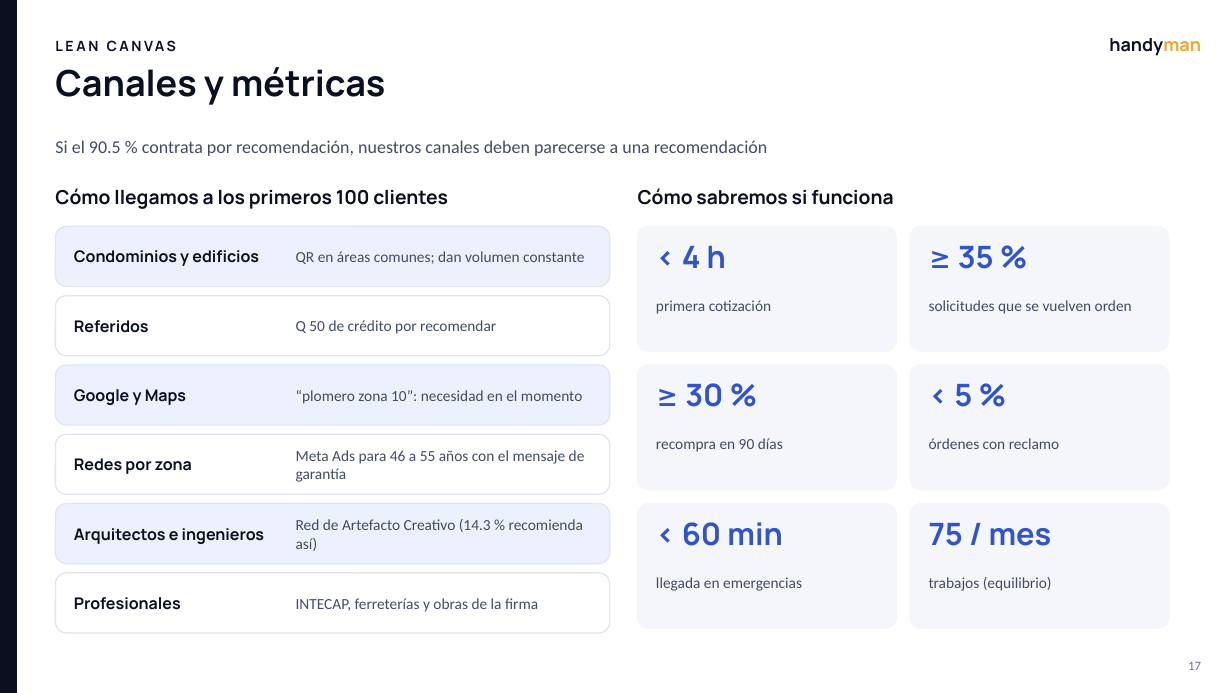
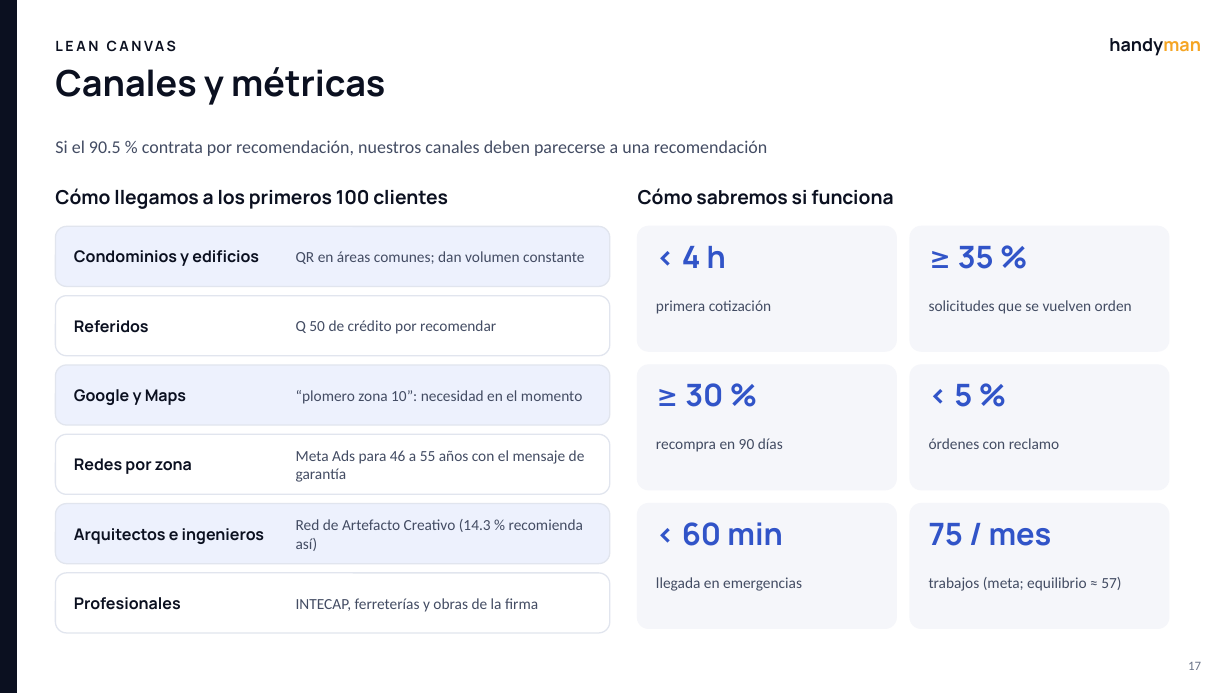
Before and after one commit to matcodez/handyman, a slide deck: slide 17 of docs/Handyman_Presentacion_Final_20.pptx. Drawn at 1232x693 pixels with LibreOffice and Linux fonts; fonts in the diff are those of the drawing. Boxes give left, top, right and bottom in pixels: in the first picture for what was removed or moved away, otherwise in the second. Text is boxed around its words. In the diff, an @@ line names an element or a change of style, - is before the commit and + after.

```diff
--- a/docs/Handyman_Presentacion_Final_20.pptx
+++ b/docs/Handyman_Presentacion_Final_20.pptx
@@ text at <box>929,577,1121,591</box>: text changed @@
-trabajos (equilibrio)
+trabajos (meta; equilibrio ≈ 57)
```
Also in this commit, not shown: 4 other slides changed, 8 other files.
